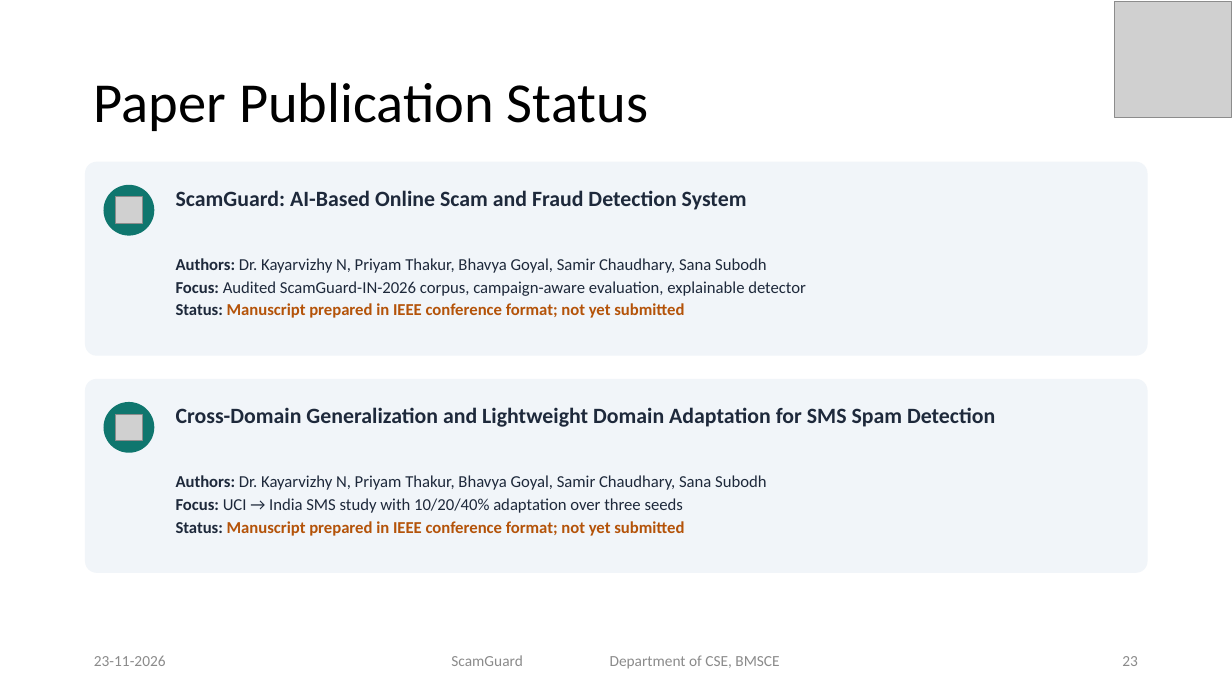
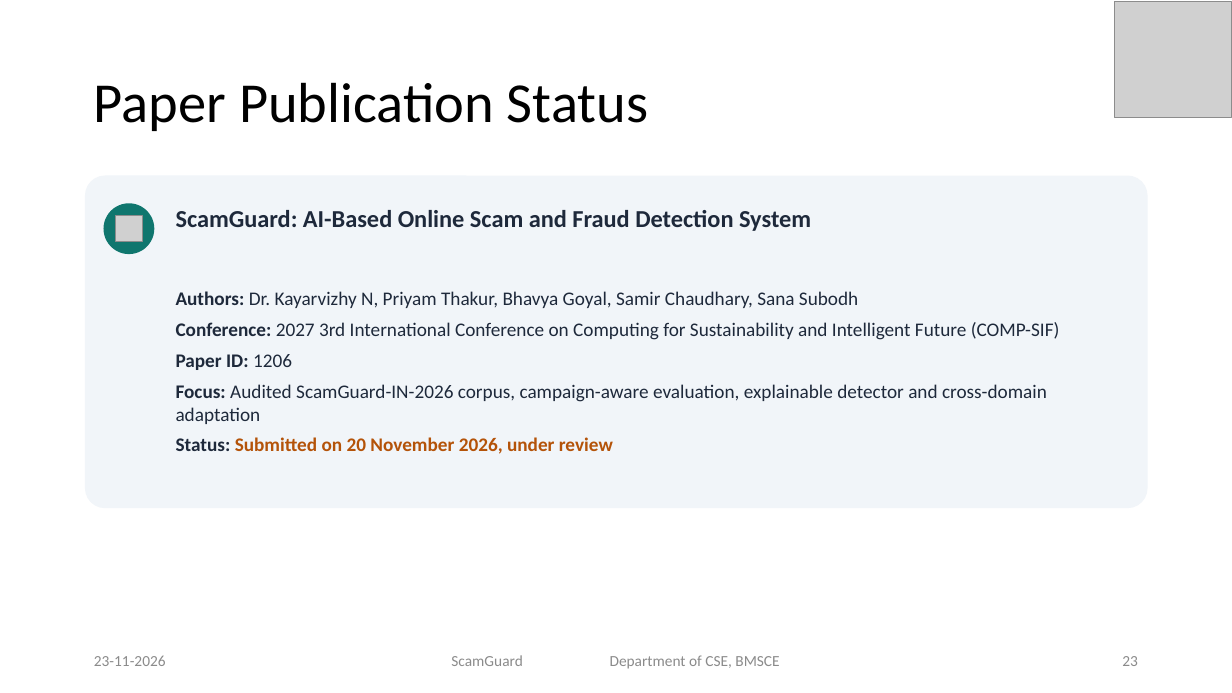
Before and after one commit to priyamthakur275/ScamGuard-AI, a slide deck: slide 23 of docs/presentation/ScamGuard_Final_Presentation.pptx. Drawn at 1232x693 pixels with LibreOffice and Linux fonts; fonts in the diff are those of the drawing; grey boxes stand for pictures. Boxes give left, top, right and bottom in pixels: in the first picture for what was removed or moved away, otherwise in the second. Text is boxed around its words. In the diff, an @@ line names an element or a change of style, - is before the commit and + after.

Commit message:
PPT: update paper status and snapshots

```diff
--- a/docs/presentation/ScamGuard_Final_Presentation.pptx
+++ b/docs/presentation/ScamGuard_Final_Presentation.pptx
@@ rounded rectangle resized from (x1=85, y1=162, x2=1148, y2=356) to (x1=85, y1=176, x2=1148, y2=508) @@
@@ 1 picture, 1 text, 1 ellipse moved together from (x1=104, y1=185, x2=747, y2=236) to (x1=104, y1=203, x2=811, y2=254) @@
@@ text "ScamGuard: AI-Based Online Scam and ..." at (x1=176, y1=210, x2=811, y2=231): size 17 to 19 pt @@
@@ text "Authors: Dr. Kayarvizhy N, Priyam ..." moved from (x1=176, y1=258, x2=806, y2=318) to (x1=176, y1=291, x2=1060, y2=454) @@
@@ text at (x1=176, y1=291, x2=858, y2=308): size 13 to 15 pt in "Authors: Dr. Kayarvizhy N, Priyam Thakur, Bhavya ..."; more space between paragraphs @@
@@ text at (x1=176, y1=322, x2=1060, y2=454): text changed; size 13 to 15 pt @@
-Focus: Audited ScamGuard-IN-2026 corpus, campaign-aware evaluation, explainable detector
-Status: Manuscript prepared in IEEE conference format; not yet submitted
+Conference: 2027 3rd International Conference on Computing for Sustainability and Intelligent Future (COMP-SIF)
+Paper ID: 1206
+Focus: Audited ScamGuard-IN-2026 corpus, campaign-aware evaluation, explainable detector and cross-domain adaptation
+Status: Submitted on 20 November 2026, under review
@@ rounded rectangle removed at (x1=85, y1=379, x2=1148, y2=573) @@
@@ ellipse removed at (x1=104, y1=402, x2=154, y2=453) @@
@@ picture removed at (x1=116, y1=414, x2=142, y2=441) @@
@@ text removed at (x1=176, y1=407, x2=995, y2=427) @@
-Cross-Domain Generalization and Lightweight Domain Adaptation for SMS Spam Detection
@@ text removed at (x1=176, y1=475, x2=766, y2=536) @@
-Authors: Dr. Kayarvizhy N, Priyam Thakur, Bhavya Goyal, Samir Chaudhary, Sana Subodh
-Focus: UCI → India SMS study with 10/20/40% adaptation over three seeds
-Status: Manuscript prepared in IEEE conference format; not yet submitted
```
Also in this commit, not shown: 1 other slide changed.
